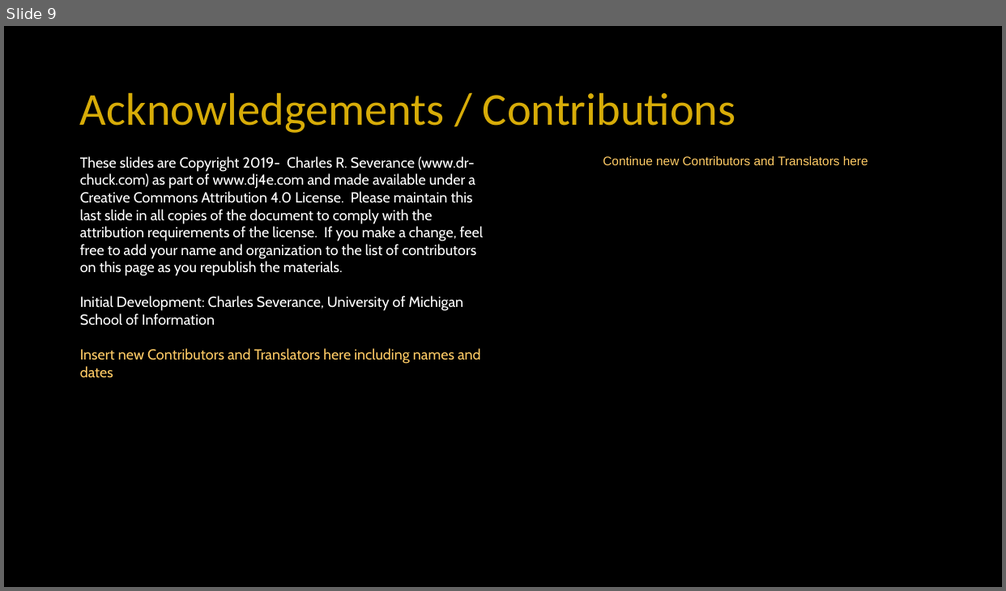
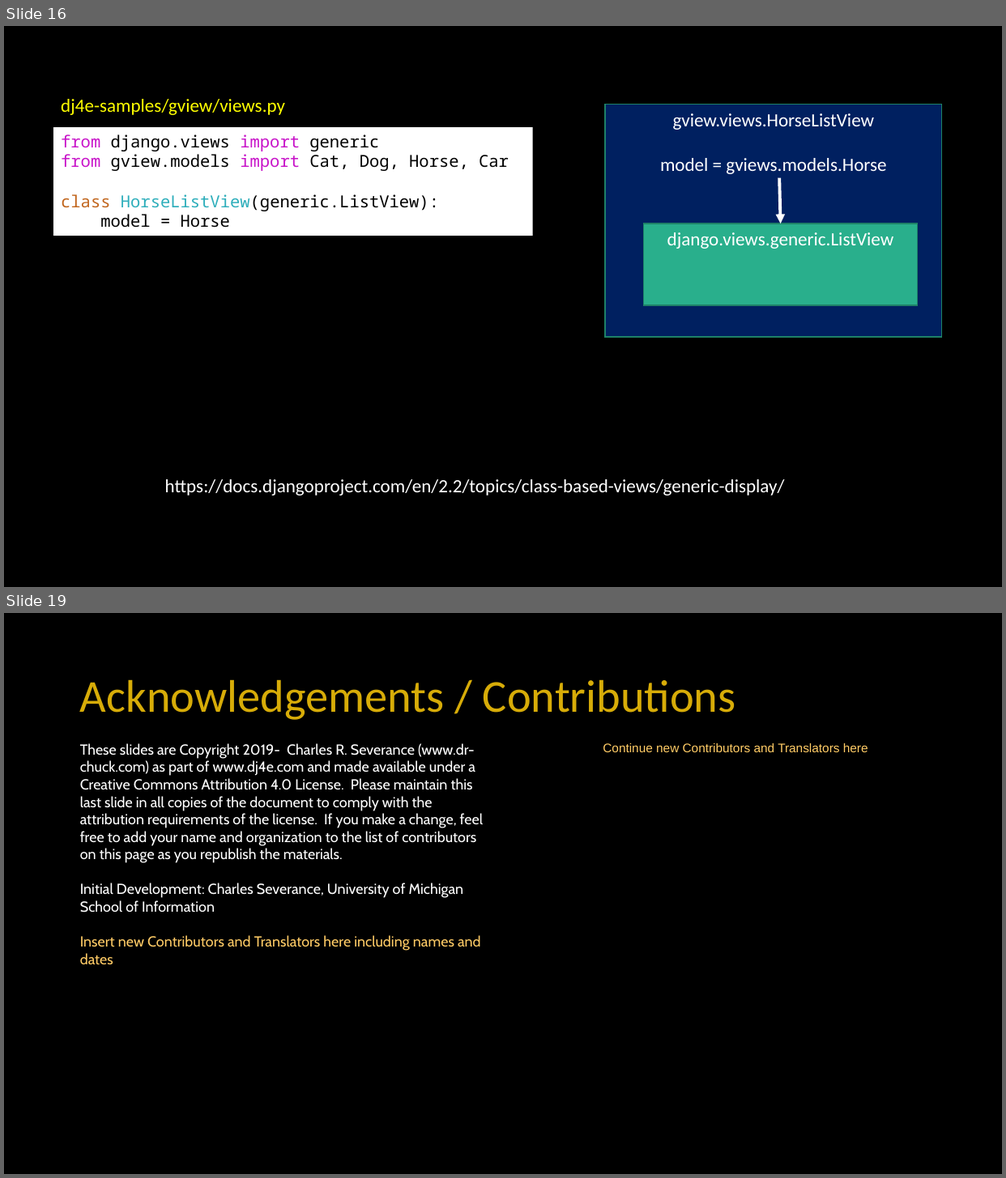
Before and after one commit to csev/dj4e, a slide deck: lectures/DJ-07-Generic-Views.pptx. Shown one above the other, each under a label of ours: slide 9 before the commit, slides 16 and 19 after it; the slides between them are not shown. The pictures are 1006x591 and 1006x1178 pixels, drawn with LibreOffice and Linux fonts; fonts in the diff are those of the drawing. Boxes give left, top, right and bottom in pixels: in the first picture for what was removed or moved away, otherwise in the second. Text is boxed around its words. In the diff, an @@ line names an element or a change of style, - is before the commit and + after.

Commit message:
MVP Generic Templates

```diff
--- a/lectures/DJ-07-Generic-Views.pptx
+++ b/lectures/DJ-07-Generic-Views.pptx
@@ slide 16 added at (4, 26, 1002, 587), background #000000 @@
@@ text added at (61, 99, 285, 115), 18 pt, text #FFFF00 @@
+dj4e-samples/gview/views.py
@@ rectangle added at (605, 105, 942, 337), fill #002060, outline #1E8168 1 pt, 18 pt, text #FFFFFF @@
+gview.views.HorseListView
+model = gviews.models.Horse
@@ rectangle added at (53, 127, 533, 236), fill #FFFFFF, 16 pt, text #000000 @@
+from django.views import generic
+from gview.models import Cat, Dog, Horse, Car
+class HorseListView(generic.ListView):
+model = Horse
@@ arrow added from (780, 178) to (781, 224), #FFFFFF 3 pt @@
@@ rectangle added at (644, 224, 918, 305), fill #29AF8C, outline #1E8168 1 pt, 18 pt, text #FFFFFF @@
+django.views.generic.ListView
@@ text added at (165, 480, 785, 496), 18 pt, text #FFFFFF @@
+https://docs.djangoproject.com/en/2.2/topics/class-based-views/generic-display/
@@ what was slide 9 is now slide 19 @@
```
Also in this commit, not shown: 1 slide changed, 11 other slides added, 1 slide removed, 4 other files.
